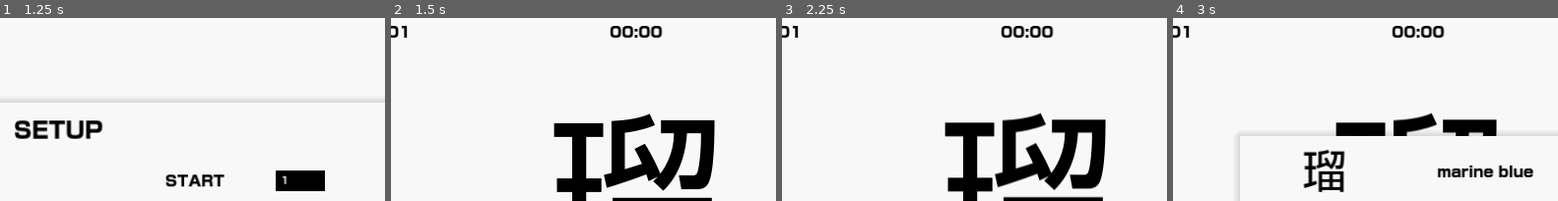
Above: before the commit, frames 1-4 (left to right).
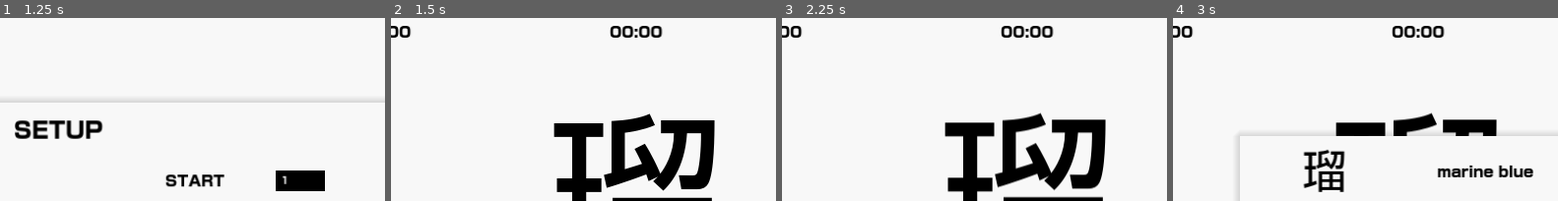
Above: after the commit, the same moments.

Repository: daredakke/kanji-drill
Game: Godot game, scene res://scenes/app.tscn
The game is run twice, just before and just after one commit, with the same random seed, the same clock (stepped at 60 frames per second) and the same inputs.
Inputs (mouse positions are % of the whole screen's width and height, from its top left):
- Up to frame 1 (1.25 s): click "START QUIZ" at 0.5 s
- Up to frame 2 (1.5 s): click "START" at 1.25 s
- Up to frame 3 (2.25 s): click (50, 86) at 2.02 s; type "12" at 2.1 s
- Up to frame 4 (3 s): click "SUBMIT ANSWER" at 2.75 s
The pictures show only the part of the screen within x 18-68%, y 1-51%; the shares and areas given below are measured in that part.

Frame 1 is identical in both runs. In frame 2, 0.2% of the frame differs, in the area x 2-6%, y 4-11%; in frame 3, 0.2%; in frame 4, 0.2%.

Commit message:
Fix question value output

Diff:
--- a/assets/kanji.json
+++ b/assets/kanji.json
@@ -103,7 +103,7 @@
 {"id": "102", "keyword": "woman", "kanji": "女"},
 {"id": "103", "keyword": "fond", "kanji": "好"},
 {"id": "104", "keyword": "likeness", "kanji": "如"},
-{"id": "105", "keyword": "mama", "kanji": "母"},
+{"id": "105", "keyword": "mother", "kanji": "母"},
 {"id": "106", "keyword": "pierce", "kanji": "貫"},
 {"id": "107", "keyword": "elder brother", "kanji": "兄"},
 {"id": "108", "keyword": "curse", "kanji": "呪"},
--- a/scripts/autoloads/state.gd
+++ b/scripts/autoloads/state.gd
@@ -40,12 +40,12 @@
 	while questions_array.size() < questions:
 		var temp_array: Array
 
-		temp_array = _kanji_array.slice(start, end + 1)
+		temp_array = _kanji_array.slice(start, end)
 		temp_array.shuffle()
 		questions_array += temp_array
 
 	if questions_array.size() > questions:
-		questions_array = questions_array.slice(0, questions + 1)
+		questions_array = questions_array.slice(0, questions)
 
 
 func get_next_question() -> Dictionary:
